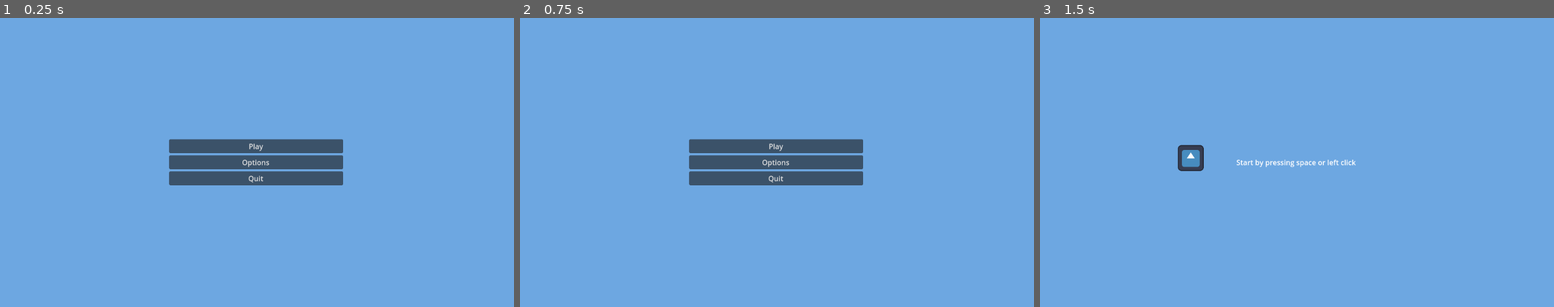
Above: before the commit, frames 1-3 (left to right).
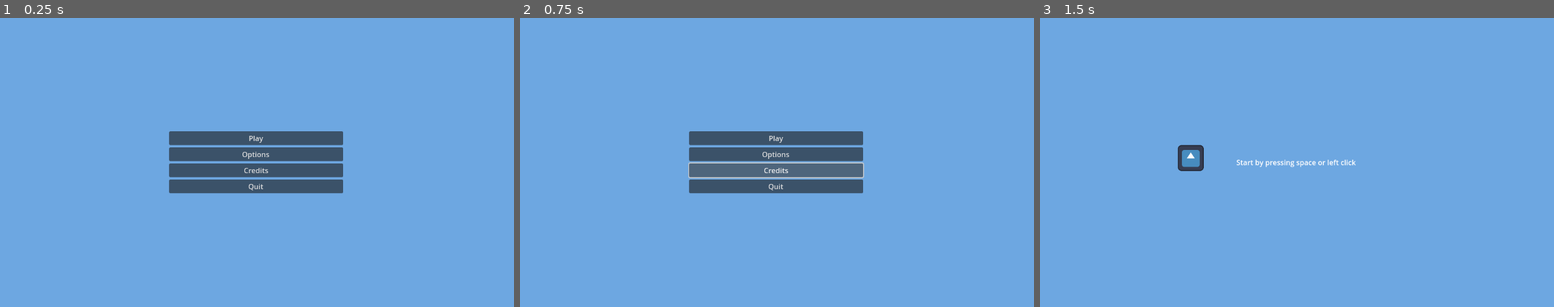
Above: after the commit, the same moments.

Repository: deshis/Modern-User-Interfaces-game
Game: Godot game, scene res://Scenes/menu.tscn
Same seed, same stepped clock (60 frames per second), same inputs: the game is played once before the commit and once after it. The engine's default icon, where the game draws it, is replaced by a stand-in: a white triangle on a blue panel in a dark square.
Inputs (mouse positions are in pixels of both pictures, inside the frame that each line leads up to):
- Up to frame 1 (0.25 s): no input
- Up to frame 2 (0.75 s): click (777, 171) at 0.5 s, where only the run after the commit has a clickable "Credits"
- Up to frame 3 (1.5 s): click "Play" at 1.25 s

The runs differ from the first frame. In frame 1, 3.6% of the frame differs, in the area x 32-67%, y 39-61%; in frame 2, 3.5%; in frame 3, nothing differs.

Commit message:
credits button

Diff:
--- a/Scenes/menu.tscn
+++ b/Scenes/menu.tscn
@@ -36,6 +36,10 @@
 layout_mode = 2
 text = "Options"
 
+[node name="Credits" type="Button" parent="MarginContainer/VBoxContainer"]
+layout_mode = 2
+text = "Credits"
+
 [node name="Quit" type="Button" parent="MarginContainer/VBoxContainer"]
 layout_mode = 2
 text = "Quit"
@@ -49,4 +53,5 @@
 
 [connection signal="pressed" from="MarginContainer/VBoxContainer/Play" to="." method="_on_play_pressed"]
 [connection signal="pressed" from="MarginContainer/VBoxContainer/Options" to="." method="_on_options_pressed"]
+[connection signal="pressed" from="MarginContainer/VBoxContainer/Credits" to="." method="_on_credits_pressed"]
 [connection signal="pressed" from="MarginContainer/VBoxContainer/Quit" to="." method="_on_quit_pressed"]
--- a/Scripts/menu.gd
+++ b/Scripts/menu.gd
@@ -11,7 +11,10 @@
 	pass
 
 
-
 #Quit button
 func _on_quit_pressed() -> void:
 	get_tree().quit()
+
+
+func _on_credits_pressed() -> void:
+	pass # Replace with function body.
